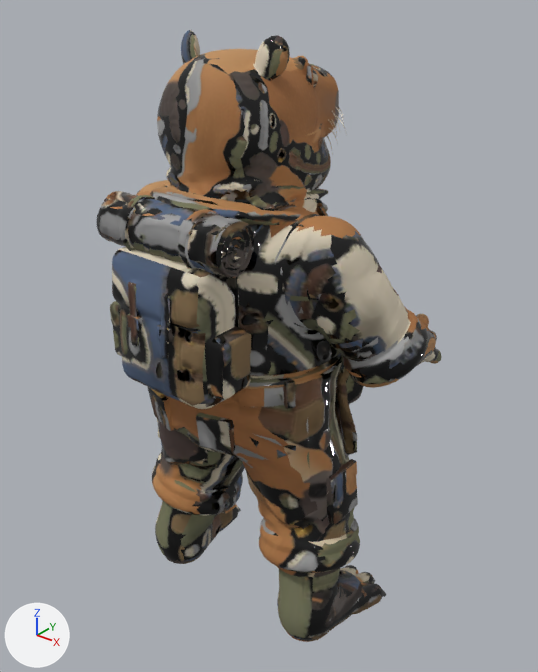
A saved change to the glTF model public/models/capybara/capybara.glb.
The view is the same before and after, from a camera (50 mm lens) standing at (1.317, -1.52, 1.956) and looking at (0.002, 0.124, 0.937). Arrows for +X, +Y and +Z are at lower left; the lights stay in place. The first picture is the older version. Objects named as collision shapes, trigger or cutter boxes, shadow casters or lower levels of detail are left out. Vertices at exactly the same position are counted once.

Names of what the first picture shows: 'Capybara_LOD0'.
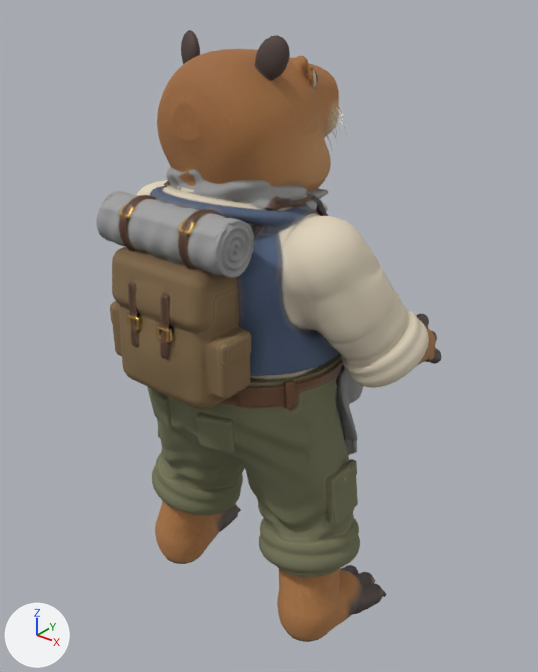
Boxes (x1, y1, x2, y2) around the edits, measured in the pictures (538 x 672 px; the box of a moved part takes in the faces that stretch with it):
part 1 of me_capybara_lod0, moved or reshaped
    both: (98, 30, 439, 641)
part 2 of me_capybara_lod0, surface changed
    both: (96, 30, 442, 642)

Edits to the bpy script that builds the scene:
```text
Change me_capybara_lod0:
    used by ob_capybara_lod0; location = (0.0, 0.0, 0.0)
    remove me_capybara_lod0.from_pydata(...)  # 20657 vertices, 40666 faces; spans x -0.53..0.53, y -0.37..0.59, z 0.0..1.83
    add me_capybara_lod0.from_pydata(...)  # 20653 vertices, 40662 faces; spans x -0.53..0.53, y -0.37..0.59, z 0.0..1.83
    me_capybara_lod0 part 1: 716 vertices moved within x -0.49..0.49, y -0.37..0.58, z 0.0..1.82; 597 vertices removed from x -0.5..0.5, y -0.37..0.58, z 0.0..1.76; 593 vertices added at x -0.5..0.5, y -0.37..0.58, z 0.0..1.76
    me_capybara_lod0 part 2: 31415 kept faces spanning x -0.53..0.53, y -0.37..0.59, z 0.0..1.83 get new texture (UV) coordinates
```
